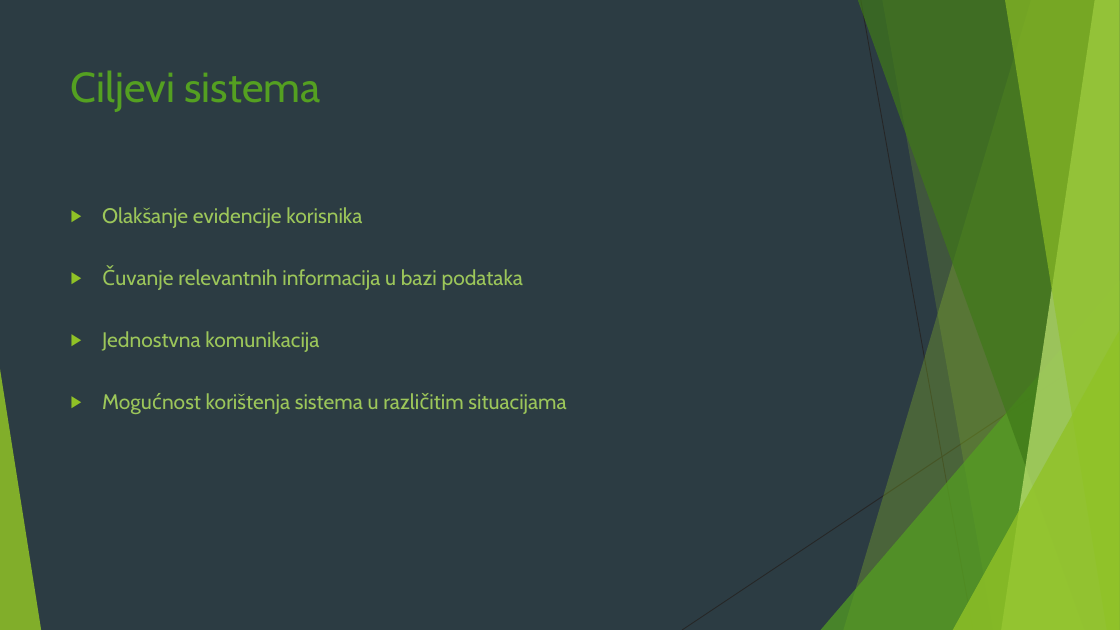
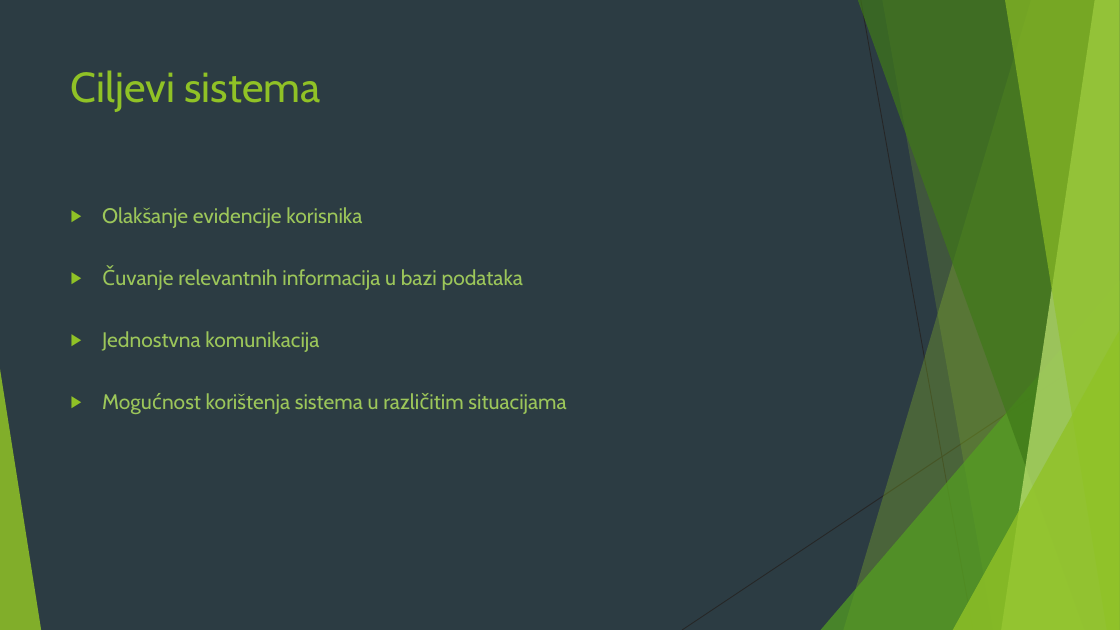
Before and after one commit to dejansimic00/ISZ_DT, a slide deck: slide 4 of EKamp.pptx. Drawn at 1120x630 pixels with LibreOffice and Linux fonts; fonts in the diff are those of the drawing. Boxes give left, top, right and bottom in pixels: in the first picture for what was removed or moved away, otherwise in the second. Text is boxed around its words. In the diff, an @@ line names an element or a change of style, - is before the commit and + after.

```diff
--- a/EKamp.pptx
+++ b/EKamp.pptx
@@ title "Ciljevi sistema" at [71,70,321,112]: text colour #54A021 to #90C226 @@
```
Also in this commit, not shown: 8 other slides changed, 1 other file.
